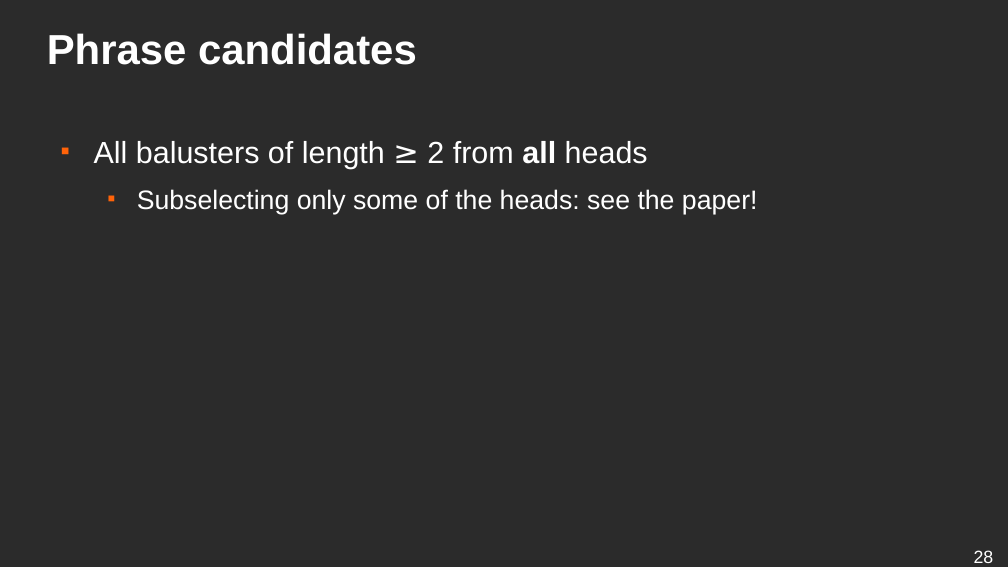
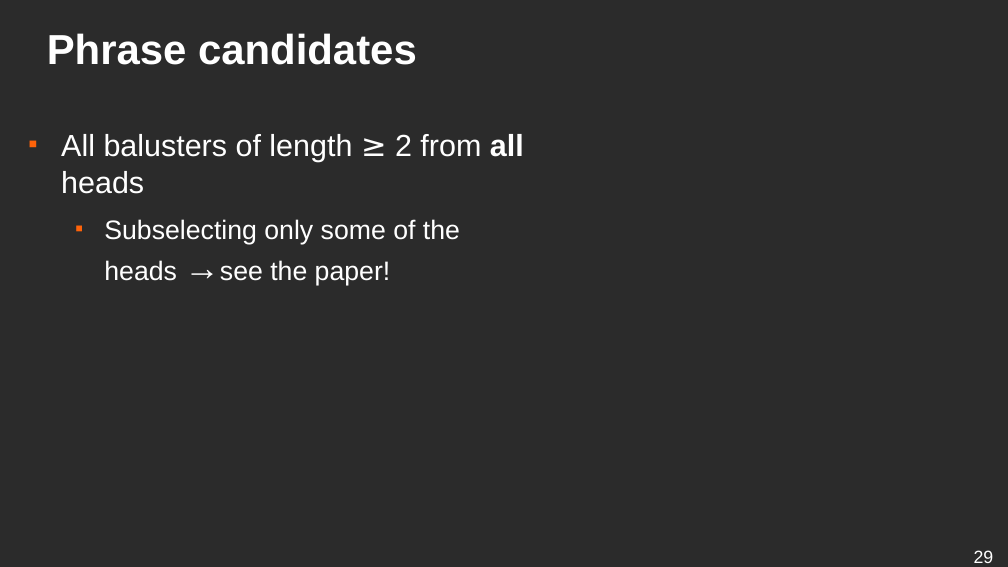
Before and after one commit to ufal/lsd, a slide deck: slide 29 of conferences/2019-blackbox-balustrades/presentation.odp (slide 28 before the commit). Drawn at 1008x567 pixels with LibreOffice and Linux fonts; fonts in the diff are those of the drawing; background and template pictures are left out; a plain dark background stands for a picture behind light text. Boxes give left, top, right and bottom in pixels: in the first picture for what was removed or moved away, otherwise in the second. Text is boxed around its words. In the diff, an @@ line names an element or a change of style, - is before the commit and + after.

```diff
--- a/conferences/2019-blackbox-balustrades/presentation.odp
+++ b/conferences/2019-blackbox-balustrades/presentation.odp
@@ text "All balusters of length ≥ ..." moved from (x1=94, y1=141, x2=758, y2=214) to (x1=61, y1=134, x2=524, y2=285) @@
@@ text at (x1=104, y1=219, x2=460, y2=285): text changed @@
-  ■ Subselecting only some of the heads: see the paper!
+  ■ Subselecting only some of the heads →see the paper!
@@ page number at (x1=974, y1=550, x2=994, y2=563): text changed @@
-28
+29
```
Also in this commit, not shown: 5 other slides changed, 2 slides added, 2 other files.
